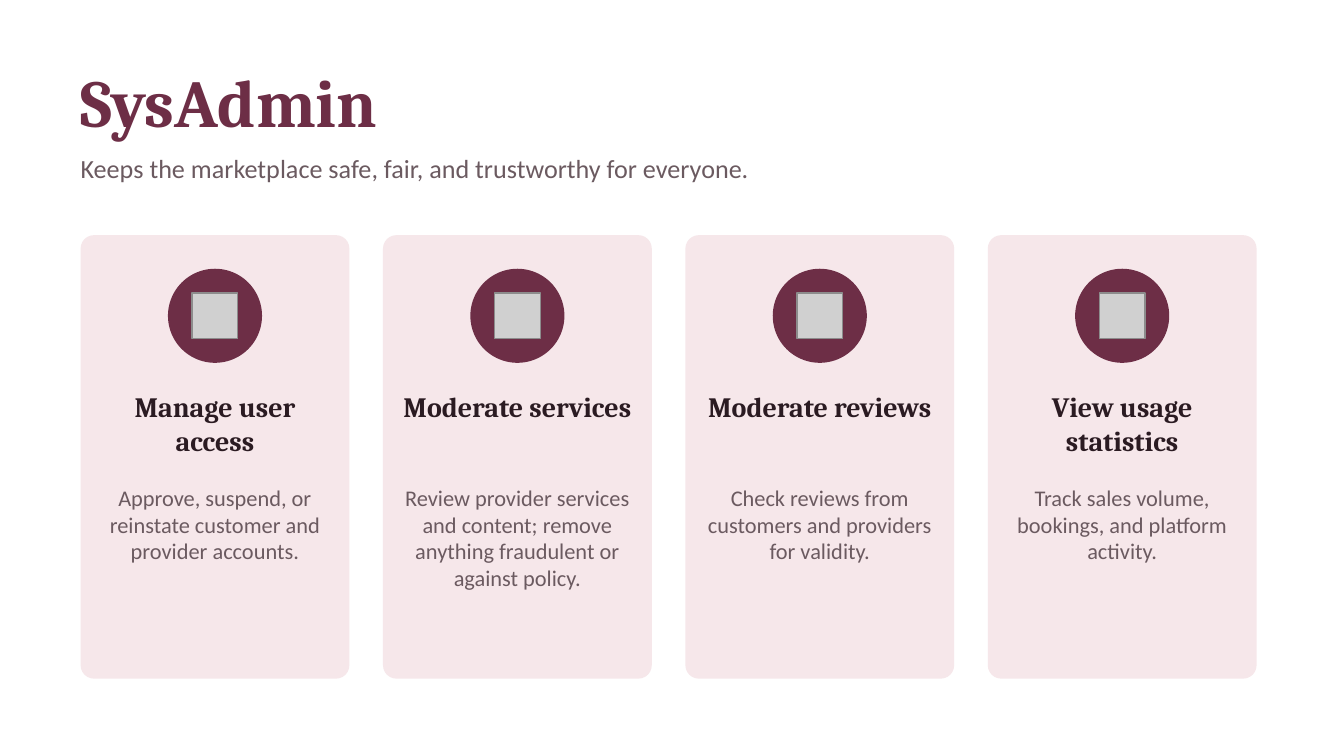
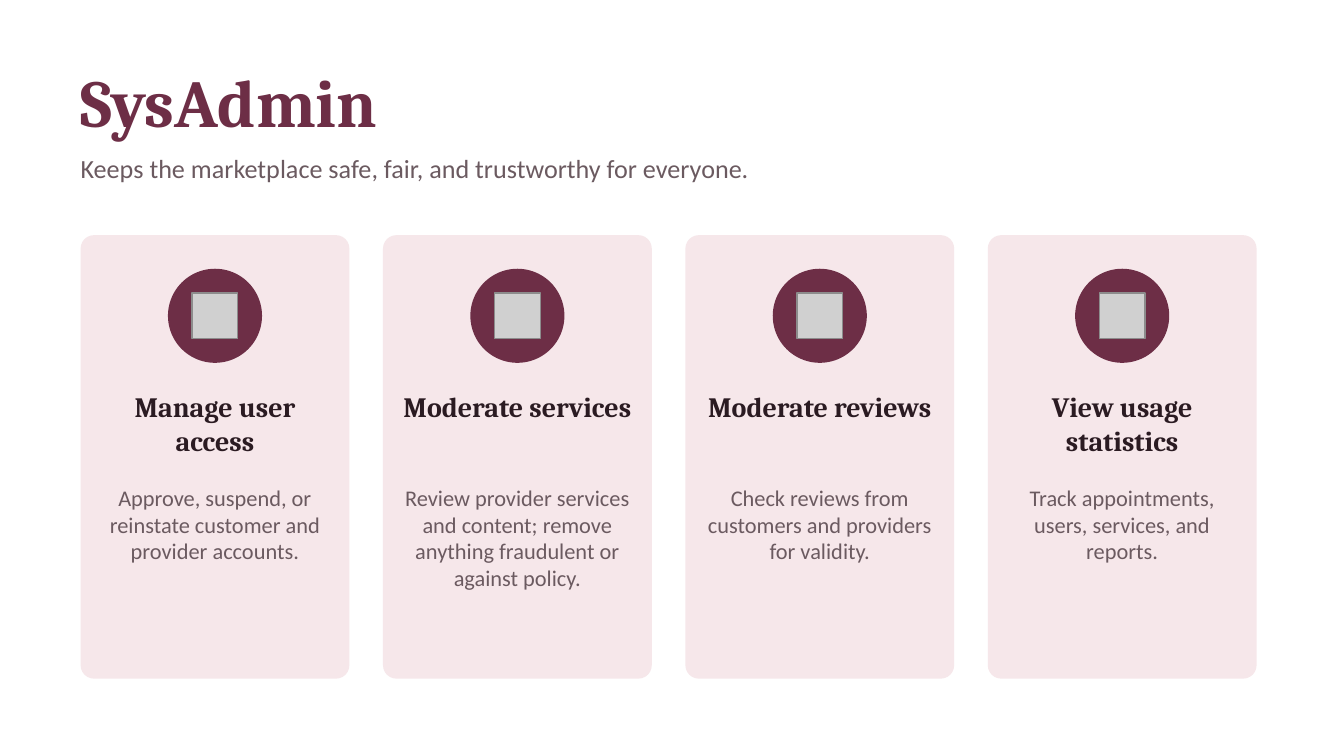
Before and after one commit to Marko-Ratkovic/f26-team17, a slide deck: slide 4 of docs/GlowUp.pptx. Drawn at 1344x756 pixels with LibreOffice and Linux fonts; fonts in the diff are those of the drawing; grey boxes stand for pictures. Boxes give left, top, right and bottom in pixels: in the first picture for what was removed or moved away, otherwise in the second. Text is boxed around its words. In the diff, an @@ line names an element or a change of style, - is before the commit and + after.

```diff
--- a/docs/GlowUp.pptx
+++ b/docs/GlowUp.pptx
@@ text at bbox=[1030, 490, 1215, 563]: text changed @@
-Track sales volume, bookings, and platform activity.
+Track appointments, users, services, and reports.
```
Also in this commit, not shown: 7 other files.
